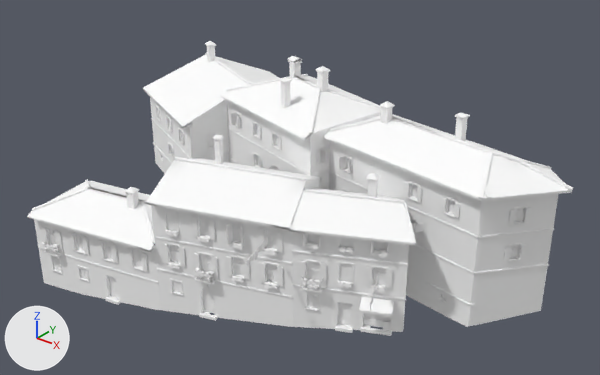
The glTF model games/yorimichi/assets/belmonte/meshes/SM_BM_BT_blk_23.glb, before and after one commit.
Both versions are drawn from a camera (50 mm lens) standing at (43.4, -53.3, 42.5) and looking at (0.6, 0.2, 9.4). The axes (+X, +Y, +Z) are drawn at lower left. The lights are the same throughout. The older version comes first. Vertices at exactly the same position are counted once.

In view in the first picture: 'SM_BM_BT_blk_23'.
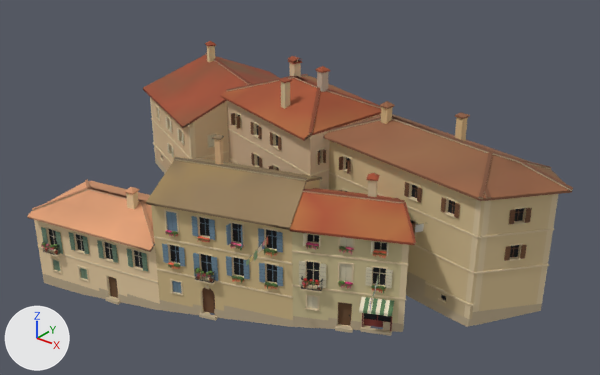
The change, as JSON lines over the scene's bpy script:
```json
{"block": "me_sm_bt_blk_23", "where": "me_sm_bt_blk_23.from_pydata(...)  # 18150 vertices, 20661 faces; spans x -23.6..24.3, y -16.1..16.1, z -0.8..19.6"}
{"block": "me_sm_bt_blk_23", "where": "# used by ob_sm_bm_bt_blk_23; location = (0.0, 0.0, 0.0)"}
{"block": "me_sm_bt_blk_23", "change": "me_sm_bt_blk_23 part 1: 20661 faces centred in x -23.5..24.2, y -15.9..16.0, z -0.7..19.3 are repainted in the vertex colours; the middle colour goes from white #ffffff to beige #d5ba92"}
```

Location of each change, (x1, y1, x2, y2) in pixels of the pictures (600 x 375 px):
```json
{"part": 1, "of": "me_sm_bt_blk_23", "change": "recoloured", "before": [27, 41, 573, 336], "after": [27, 41, 573, 336], "on screen": "white to beige"}
```
